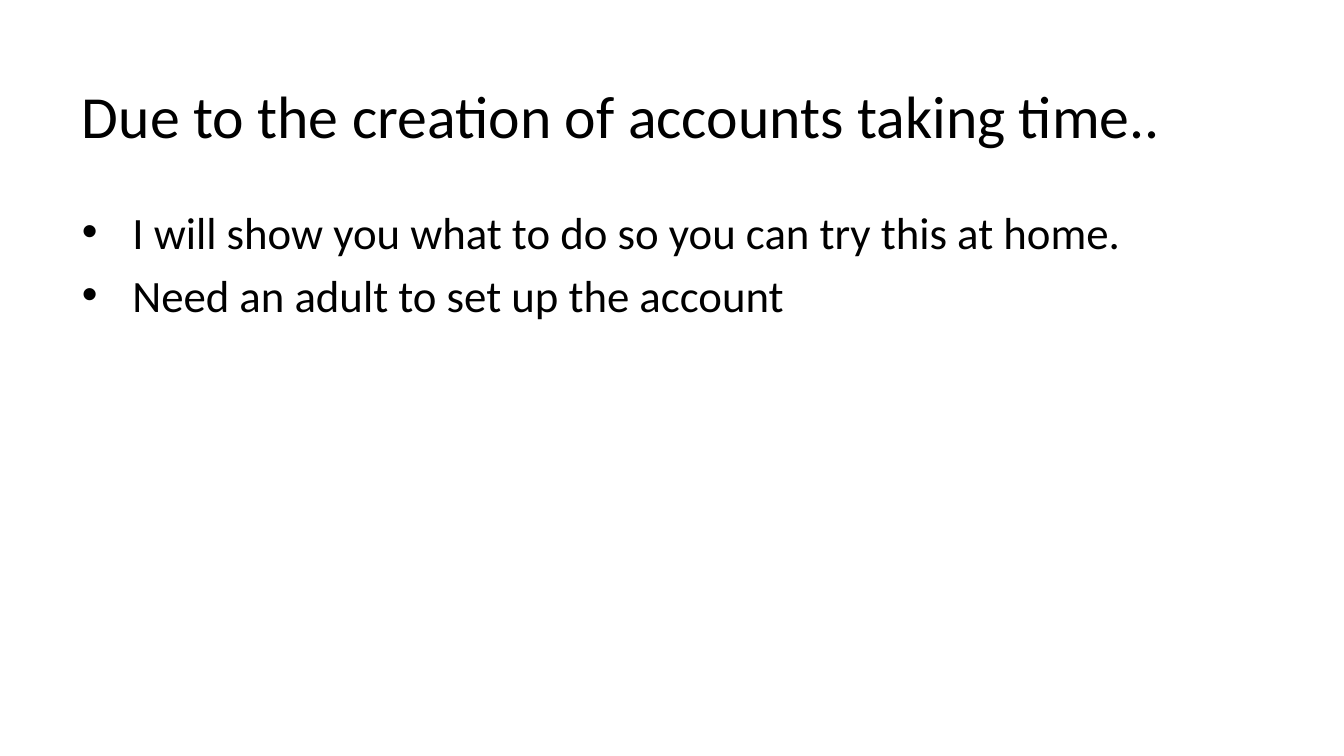
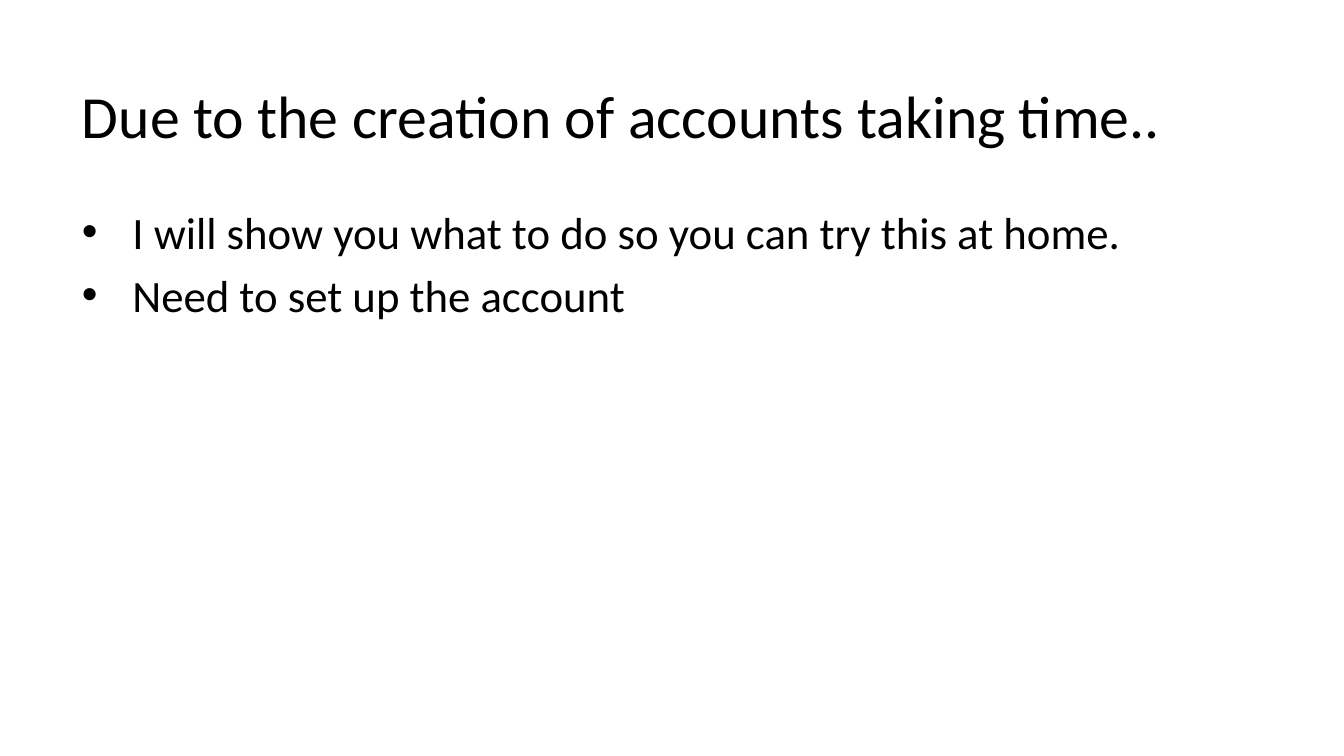
Before and after one commit to fi67/startPoint, a slide deck: slide 23 of rpsc2023.pptx. Drawn at 1344x756 pixels with LibreOffice and Linux fonts; fonts in the diff are those of the drawing; background and template pictures are left out. Boxes give left, top, right and bottom in pixels: in the first picture for what was removed or moved away, otherwise in the second. Text is boxed around its words. In the diff, an @@ line names an element or a change of style, - is before the commit and + after.

```diff
--- a/rpsc2023.pptx
+++ b/rpsc2023.pptx
@@ text at <box>132,281,625,320</box>: text changed @@
-• Need an adult to set up the account
+• Need to set up the account
```
Also in this commit, not shown: 4 other slides changed.
